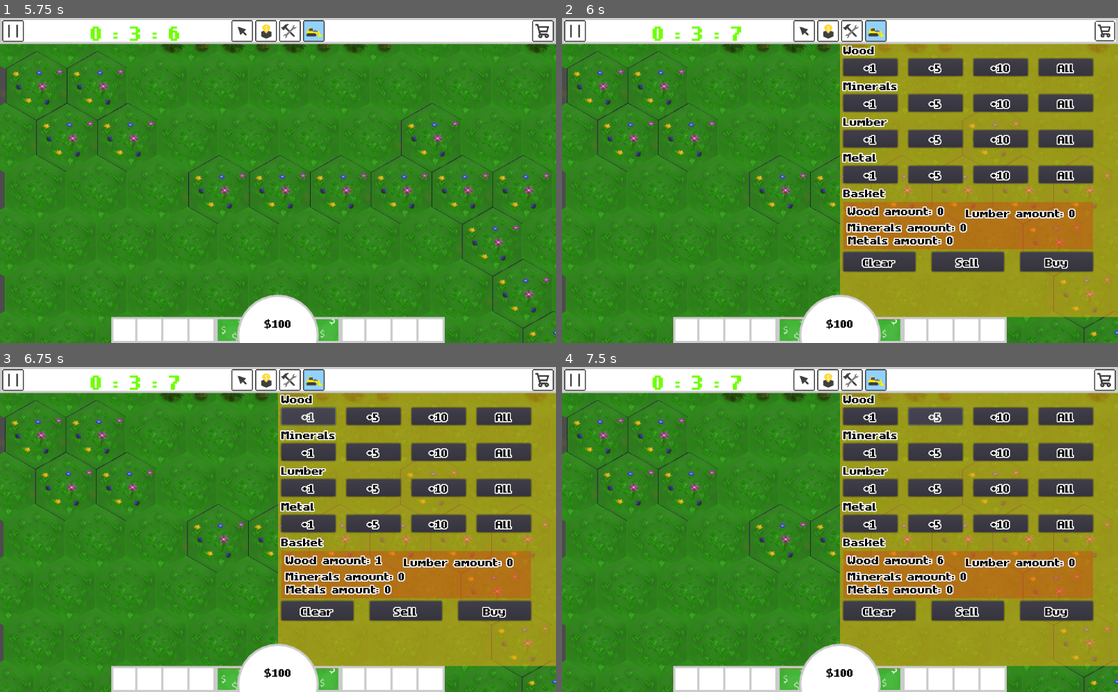
Above: before the commit, frames 1-4 (two rows, left to right).
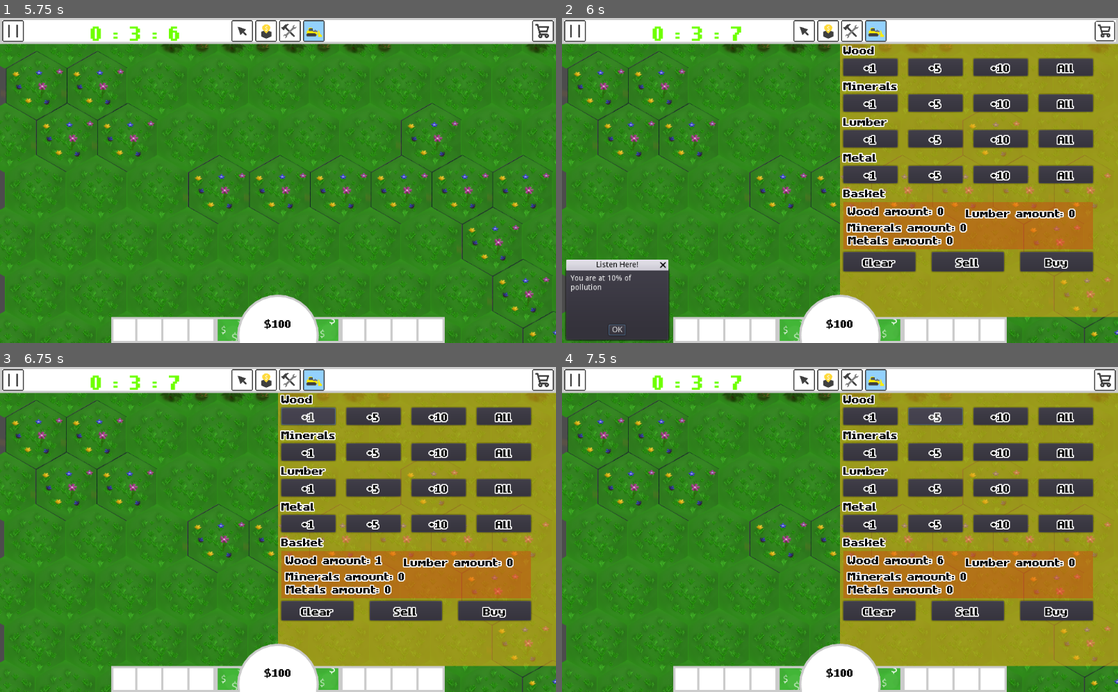
Above: after the commit, the same moments.

Repository: MichaelRRyan/green-industries
Game: Godot game, scene res://scenes/main_menu.tscn
The game is run twice, just before and just after one commit, with the same random seed, the same clock (stepped at 60 frames per second) and the same inputs.
Inputs (mouse positions are in pixels of both pictures, inside the frame that each line leads up to):
- Up to frame 1 (5.75 s): click "Play" at 0.5 s; click (300, 304) at 1.27 s; type "12" at 1.35 s; click "Solo" at 2 s; click (244, 31) at 2.75 s; click (266, 31) at 3.5 s; click (289, 31) at 4.25 s; click (311, 31) at 5 s
- Up to frame 2 (6 s): click (1106, 31) at 5.75 s
- Up to frame 3 (6.75 s): click "+1" at 6.5 s
- Up to frame 4 (7.5 s): click "+5" at 7.25 s

Frame 1 is identical in both runs. In frame 2, 5.9% of the frame differs, in the area x 0-100%, y 7-100%; in frame 3, 1.3%; in frame 4, 1.3%.

Commit message:
Feature [QZ-94] event alerts finished (#64)
* Task [QZ-97] trigger client events finished (#61)

* Task [QZ-98] pop up notifications finished (#62)

* Task [QZ-99] sound effects finished (#63)

* Minor check

* Feature [QZ-94] Event Alerts

* Added tests

* Fixed warnings

Diff:
--- a/project.godot
+++ b/project.godot
@@ -295,7 +295,3 @@
 [physics]
 
 common/enable_pause_aware_picking=true
-
-[rendering]
-
-environment/default_environment="res://default_env.tres"
--- /dev/null
+++ b/scenes/event_notification.tscn
@@ -0,0 +1,44 @@
+[gd_scene load_steps=7 format=2]
+
+[ext_resource path="res://scripts/event_triggers.gd" type="Script" id=1]
+[ext_resource path="res://assets/sounds/tile_broken.wav" type="AudioStream" id=2]
+[ext_resource path="res://assets/sounds/money.wav" type="AudioStream" id=3]
+[ext_resource path="res://assets/sounds/pollution.wav" type="AudioStream" id=4]
+[ext_resource path="res://assets/sounds/power_out.wav" type="AudioStream" id=5]
+[ext_resource path="res://assets/sounds/resource_out.wav" type="AudioStream" id=6]
+
+[node name="EventNotification" type="Control" groups=["event_triggers"]]
+anchor_top = 1.0
+anchor_bottom = 1.0
+mouse_filter = 2
+script = ExtResource( 1 )
+__meta__ = {
+"_edit_use_anchors_": false
+}
+
+[node name="AcceptDialog" type="AcceptDialog" parent="."]
+anchor_top = 1.0
+anchor_bottom = 1.0
+margin_top = -128.0
+margin_right = 188.0
+mouse_filter = 2
+window_title = "Listen Here!"
+dialog_autowrap = true
+__meta__ = {
+"_edit_use_anchors_": false
+}
+
+[node name="TileBroken" type="AudioStreamPlayer" parent="."]
+stream = ExtResource( 2 )
+
+[node name="Money" type="AudioStreamPlayer" parent="."]
+stream = ExtResource( 3 )
+
+[node name="Pollution" type="AudioStreamPlayer" parent="."]
+stream = ExtResource( 4 )
+
+[node name="PowerOut" type="AudioStreamPlayer" parent="."]
+stream = ExtResource( 5 )
+
+[node name="ResourceOut" type="AudioStreamPlayer" parent="."]
+stream = ExtResource( 6 )
--- a/scenes/gameplay/ui.tscn
+++ b/scenes/gameplay/ui.tscn
@@ -1,8 +1,9 @@
-[gd_scene load_steps=4 format=2]
+[gd_scene load_steps=5 format=2]
 
 [ext_resource path="res://scenes/resource_shop.tscn" type="PackedScene" id=1]
 [ext_resource path="res://scenes/ui/hud.tscn" type="PackedScene" id=2]
 [ext_resource path="res://scenes/pause_menu.tscn" type="PackedScene" id=3]
+[ext_resource path="res://scenes/event_notification.tscn" type="PackedScene" id=4]
 
 [node name="UI" type="CanvasLayer"]
 
@@ -21,3 +22,5 @@
 anchor_bottom = 0.92
 
 [node name="HUD" parent="." instance=ExtResource( 2 )]
+
+[node name="EventNotification" parent="." instance=ExtResource( 4 )]
--- a/scripts/coal_power_plant.gd
+++ b/scripts/coal_power_plant.gd
@@ -23,6 +23,7 @@
 		current_fuel_amount -= 1
 		fuel_amount_display.text = str(current_fuel_amount)
 		if current_fuel_amount == 0:
+			Utility.get_dependency("event_triggers", self, true).no_power()
 			for building in powered_buildings:
 				building.remove_from_power_sources(self)
 			powered_buildings.clear()
--- /dev/null
+++ b/scripts/event_triggers.gd
@@ -0,0 +1,109 @@
+extends Control
+
+var inventory : Inventory
+var resource_manager
+
+var no_wood_printed : bool
+var no_stone_printed : bool
+var no_money_printed : bool
+var low_money_printed : bool
+var pollution_printed_1 : bool
+var pollution_printed_2 : bool
+var pollution_printed_3 : bool
+var pollution_printed_4 : bool
+var pollution_printed_5 : bool
+
+func _ready():
+	call_deferred("set_up")
+
+func set_up():
+	resource_manager = Utility.get_dependency("resource_manager", self, true)
+	var data = Utility.get_dependency("player_data_manager", self, true).local_player_data
+
+	if Network.is_online and get_tree().network_peer != null:
+		inventory = data._inventory
+	else:
+		inventory = data._inventory
+
+	var _r # To discard the return value without warnings.
+
+	_r = inventory.connect("money_changed", self,
+		"_on_local_player_money_changed")
+
+	_r = inventory.connect("resource_changed", self,
+		"_on_local_player_resource_changed")
+
+func wood_tile_depleted():
+	get_node("AcceptDialog").dialog_text = "A wood tile has been depleted"
+	get_node("AcceptDialog").popup()
+	get_node("TileBroken").play()
+
+func stone_tile_depleted():
+	get_node("AcceptDialog").dialog_text = "A stone tile has been depleted"
+	get_node("AcceptDialog").popup()
+	get_node("TileBroken").play()
+
+func no_money():
+	get_node("AcceptDialog").dialog_text = "You have ran out of money"
+	get_node("AcceptDialog").popup()
+	get_node("Money").play()
+
+func no_power():
+	get_node("AcceptDialog").dialog_text = "You have no power here!"
+	get_node("AcceptDialog").popup()
+	get_node("PowerOut").play()
+
+func no_resource(name : String):
+	get_node("AcceptDialog").dialog_text = "You have ran out of " + name
+	get_node("AcceptDialog").popup()
+	get_node("ResourceOut").play()
+
+func low_money():
+	get_node("AcceptDialog").dialog_text = "Your money is running low"
+	get_node("AcceptDialog").popup()
+	get_node("Money").play()
+
+func pollution_levels():
+	if Pollution.total() == 10 and !pollution_printed_1:
+		get_node("AcceptDialog").dialog_text = "You are at 10% of pollution"
+		get_node("AcceptDialog").popup()
+		get_node("Pollution").play()
+		pollution_printed_1 = true
+		pollution_printed_5 = false
+	elif Pollution.total() >= 25 and Pollution.total() <= 26 and !pollution_printed_2:
+		get_node("AcceptDialog").dialog_text = "You are at 25% of pollution"
+		get_node("AcceptDialog").popup()
+		get_node("Pollution").play()
+		pollution_printed_2 = true
+		pollution_printed_1 = false
+	elif Pollution.total() == 50 and !pollution_printed_3:
+		get_node("AcceptDialog").dialog_text = "You are at 50% of pollution"
+		get_node("AcceptDialog").popup()
+		get_node("Pollution").play()
+		pollution_printed_3 = true
+		pollution_printed_2 = false
+	elif Pollution.total() >= 75 and Pollution.total() <= 76 and !pollution_printed_4:
+		get_node("AcceptDialog").dialog_text = "You are at 75% of pollution"
+		get_node("AcceptDialog").popup()
+		get_node("Pollution").play()
+		pollution_printed_4 = true
+		pollution_printed_3 = false
+	elif Pollution.total() == 100 and !pollution_printed_5:
+		get_node("AcceptDialog").dialog_text = "You are at 100% of pollution"
+		get_node("AcceptDialog").popup()
+		get_node("Pollution").play()
+		pollution_printed_5 = true
+		pollution_printed_4 = false
+
+func _process(_delta):
+	pollution_levels()
+
+func _on_local_player_money_changed(_money : int):
+	if _money <= 0:
+		no_money()
+	elif _money < 1000:
+		low_money()
+
+func _on_local_player_resource_changed(resource : ResourceType, quantity : int):
+	if quantity == 0:
+		no_resource(resource.name)
--- a/scripts/terrain.gd
+++ b/scripts/terrain.gd
@@ -10,6 +10,8 @@
 var damage_dict = {health = 9}
 var _wood_resource = null
 var _minerals_resource = null
+onready var event_triggers = Utility.get_dependency("event_triggers", self, true)
+onready var owner_dict = Utility.get_dependency("player_data_manager", self, true).owner_dict
 
 # ------------------------------------------------------------------------------
 # Will be used to allow for more empty tiles to be added later (e.g. dirt).
@@ -108,6 +110,10 @@
 			$PollutionSpreading.get_active_pollution($PollutionSpreading.active_pollution)
 
 		if tile_data.health == 0:
+			if tile_map.get_cellv(cell) == Tile.Type.FOREST:
+				event_triggers.wood_tile_depleted()
+			elif tile_map.get_cellv(cell) == Tile.Type.STONE:
+				event_triggers.stone_tile_depleted()
 			tile_map.set_cellv(cell, Tile.Type.GRASS)
 			_remove_damage_info(cell)
 
--- /dev/null
+++ b/tests/test_popup_notification.gd
@@ -0,0 +1,63 @@
+extends "res://addons/gut/test.gd"
+
+const PLAYER_DATA : String = "PlayerData"
+const DIALOG_NAME : String = "AcceptDialog"
+
+var GameplayScene = preload("res://scenes/gameplay/gameplay.tscn")
+
+var _gameplay = null
+var inventory : Inventory = null
+var dialog : AcceptDialog = null
+var resource_manager = null
+
+func before_all() ->void:
+	assert_not_null(GameplayScene)
+	_gameplay = GameplayScene.instance()
+	add_child(_gameplay)
+
+	yield(yield_for(0.1), YIELD)
+
+	inventory = find_node(PLAYER_DATA, true, false)._inventory
+	assert_not_null(inventory)
+
+	dialog = find_node(DIALOG_NAME, true, false)
+	assert_not_null(dialog)
+	resource_manager = Utility.get_dependency("resource_manager", self, true)
+
+func after_all() ->void:
+	_gameplay.free()
+
+func before_each() ->void:
+	dialog.hide()
+
+func test_low_and_no_money() ->void:
+	inventory.set_money(200)
+	assert_true(dialog.visible)
+
+	dialog.hide()
+
+	inventory.set_money(0)
+	assert_true(dialog.visible)
+
+func test_no_resources() ->void:
+	inventory.add_resources(resource_manager.get_resource_type_by_name("wood"), 1)
+	var _r = inventory.remove_resources(resource_manager.get_resource_type_by_name("wood"), 1)
+	assert_true(dialog.visible)
+
+	dialog.hide()
+
+	inventory.add_resources(resource_manager.get_resource_type_by_name("minerals"), 1)
+	_r = inventory.remove_resources(resource_manager.get_resource_type_by_name("minerals"), 1)
+	assert_true(dialog.visible)
+
+	dialog.hide()
+
+	inventory.add_resources(resource_manager.get_resource_type_by_name("lumber"), 1)
+	_r = inventory.remove_resources(resource_manager.get_resource_type_by_name("lumber"), 1)
+	assert_true(dialog.visible)
+
+	dialog.hide()
+
+	inventory.add_resources(resource_manager.get_resource_type_by_name("minerals"), 1)
+	_r = inventory.remove_resources(resource_manager.get_resource_type_by_name("minerals"), 1)
+	assert_true(dialog.visible)
Not shown, added: assets/sounds/money.wav.import
Not shown, added: assets/sounds/pollution.wav.import
Not shown, added: assets/sounds/power_out.wav.import
Not shown, added: assets/sounds/resource_out.wav.import
Not shown, added: assets/sounds/tile_broken.wav.import
Not shown, added: assets/sounds/money.wav
Not shown, added: assets/sounds/pollution.wav
Not shown, added: assets/sounds/power_out.wav
Not shown, added: assets/sounds/resource_out.wav
Not shown, added: assets/sounds/tile_broken.wav
